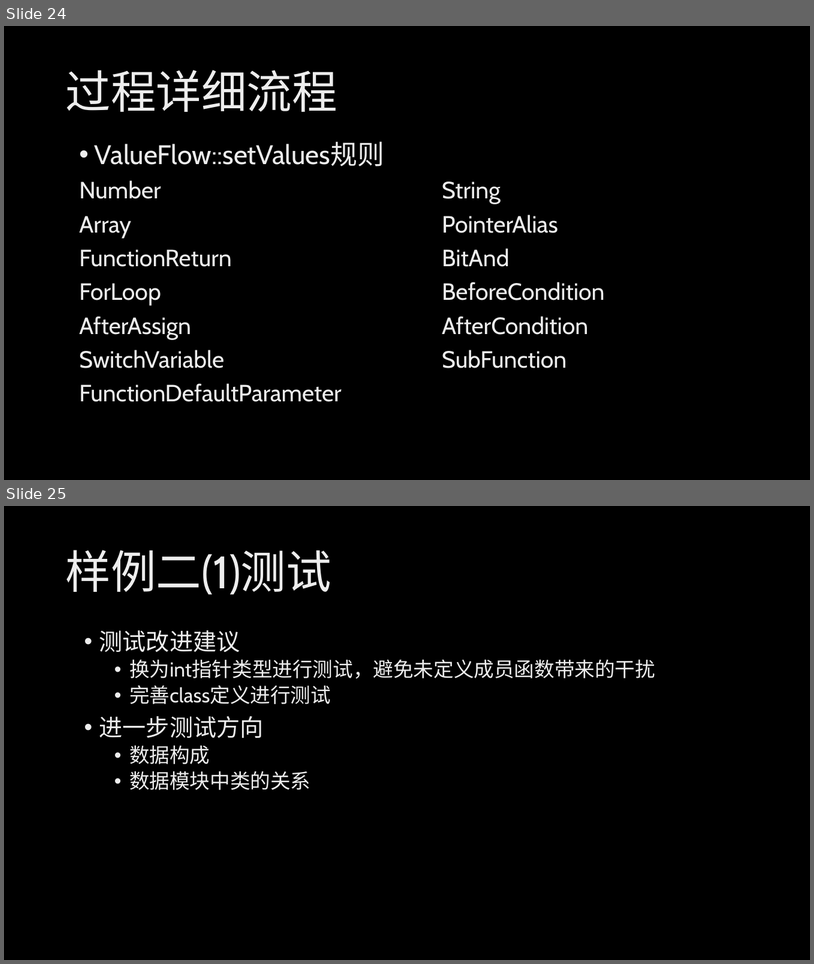
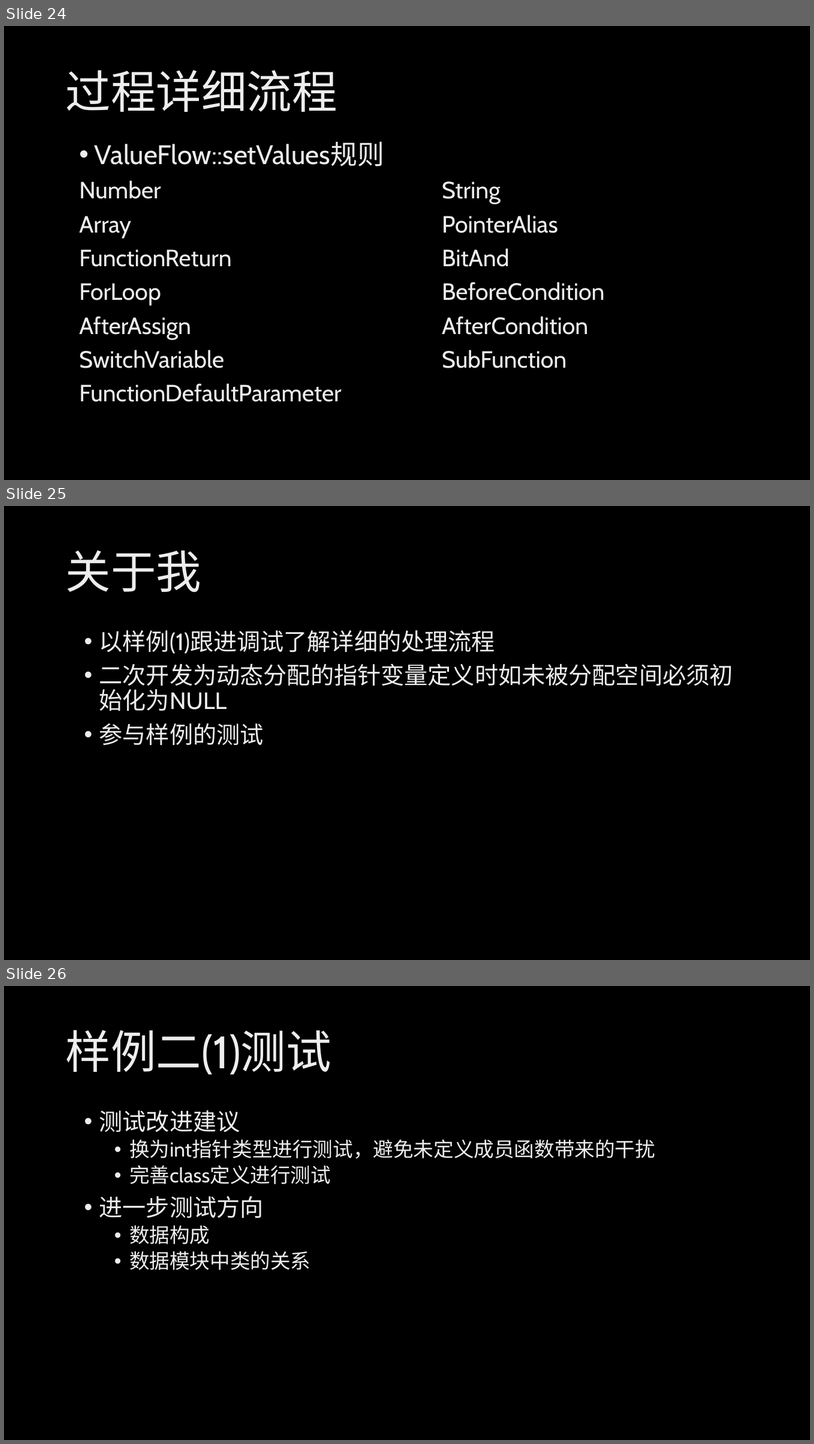
Before and after one commit to HSCppcheck/Cppcheck, a slide deck: 汇报/第六周课堂汇报.pptx. Shown one above the other, each under a label of ours: slides 24 and 25 before the commit, slides 24, 25 and 26 after it. The pictures are 814x964 and 814x1444 pixels, drawn with LibreOffice and Linux fonts; fonts in the diff are those of the drawing; background and template pictures are left out. Boxes give left, top, right and bottom in pixels: in the first picture for what was removed or moved away, otherwise in the second. Text is boxed around its words. In the diff, an @@ line names an element or a change of style, - is before the commit and + after.

Commit message:
我的工作汇报

```diff
--- a/汇报/第六周课堂汇报.pptx
+++ b/汇报/第六周课堂汇报.pptx
@@ slide 25 added at (4, 506, 810, 960), background picture (left out) @@
@@ title added at (65, 550, 201, 592), 54 pt, text gradient #BFBFBF to #EDEDED to #FFFFFF @@
+关于我
@@ text added at (99, 630, 734, 745), 28 pt, text gradient #BFBFBF to #EDEDED to #FFFFFF @@
+• 以样例(1)跟进调试了解详细的处理流程
+• 二次开发为动态分配的指针变量定义时如未被分配空间必须初始化为NULL
+• 参与样例的测试
@@ what was slide 25 is now slide 26 @@
```
